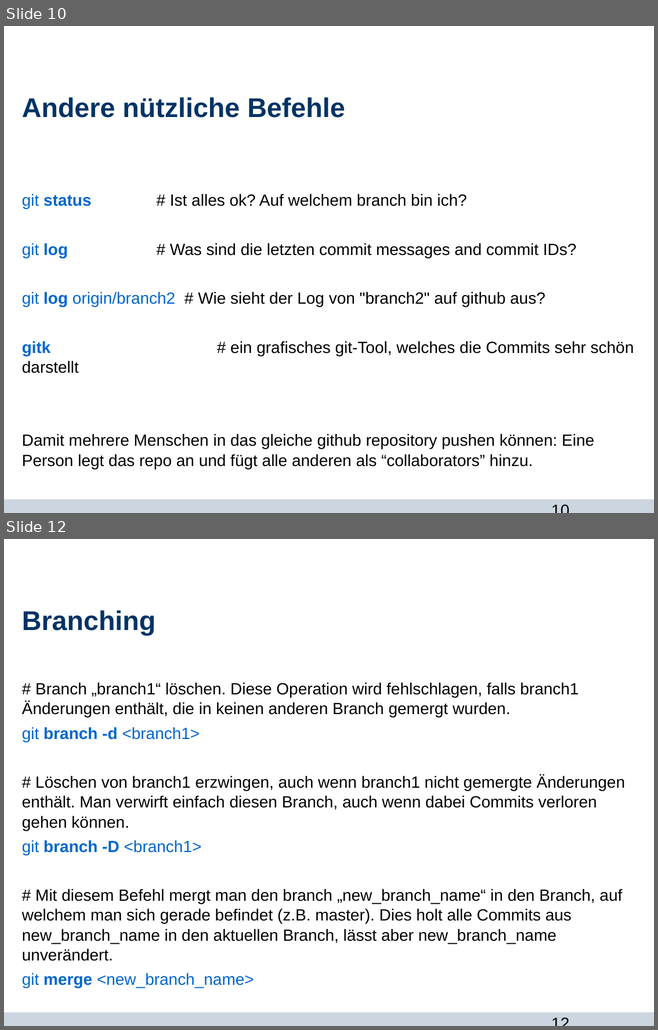
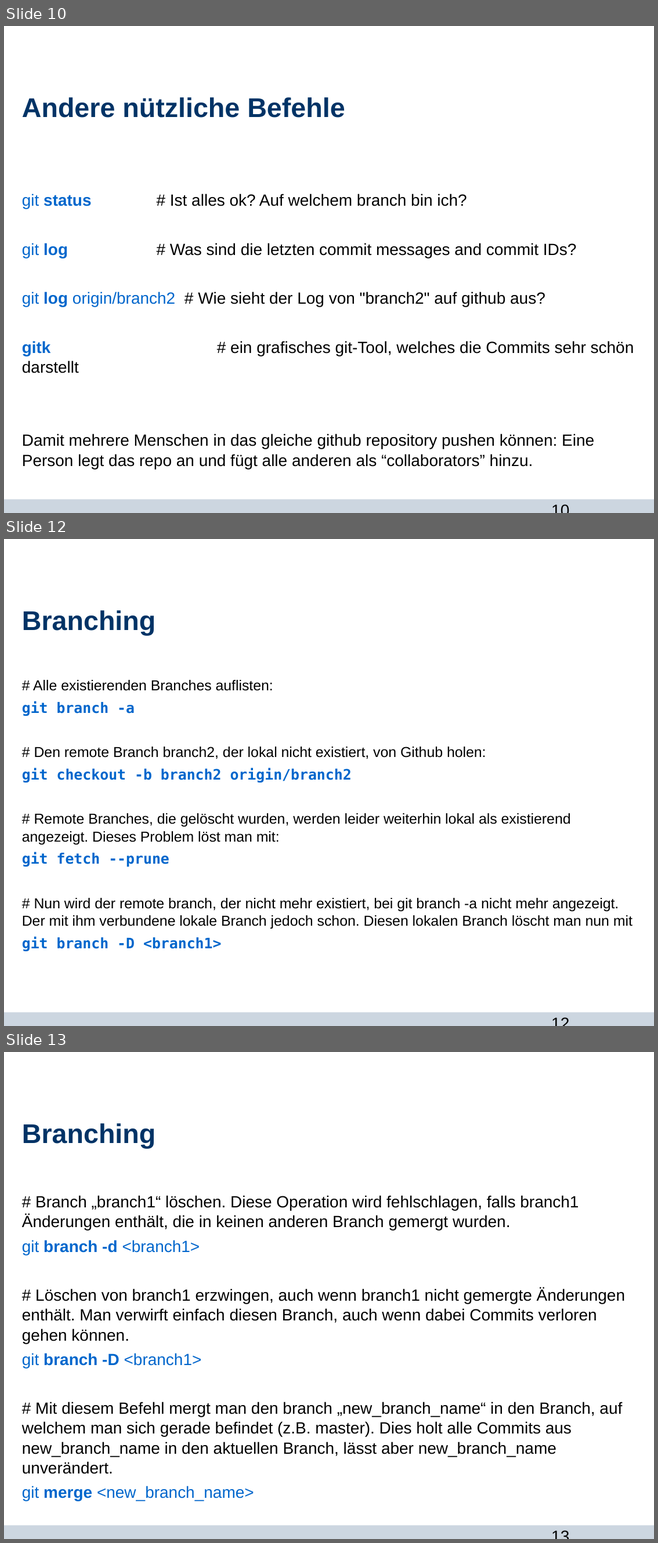
Before and after one commit to Jane333/git, a slide deck: git_und_du.odp. Shown one above the other, each under a label of ours: slides 10 and 12 before the commit, slides 10, 12 and 13 after it; the slides between them are not shown. The pictures are 658x1030 and 658x1543 pixels, drawn with LibreOffice and Linux fonts; fonts in the diff are those of the drawing; background and template pictures are left out. Boxes give left, top, right and bottom in pixels: in the first picture for what was removed or moved away, otherwise in the second. Text is boxed around its words. In the diff, an @@ line names an element or a change of style, - is before the commit and + after.

Commit message:
added the prune command to git tutorial

```diff
--- a/git_und_du.odp
+++ b/git_und_du.odp
@@ slide 12 added at bbox=[4, 539, 654, 1026], background #FFFFFF; not listed: 2 template elements that a slide beside it also shows @@
@@ title added at bbox=[22, 610, 155, 635], 30 pt, text #003366, bold @@
+Branching
@@ text added at bbox=[22, 680, 632, 951], 16 pt, text #000000 @@
+# Alle existierenden Branches auflisten:
+git branch -a
+# Den remote Branch branch2, der lokal nicht existiert, von Github holen:
+git checkout -b branch2 origin/branch2
+# Remote Branches, die gelöscht wurden, werden leider weiterhin lokal als existierend angezeigt. Dieses Problem löst man mit:
+git fetch --prune
+# Nun wird der remote branch, der nicht mehr existiert, bei git branch -a nicht mehr angezeigt. Der mit ihm verbundene lokale Branch jedoch schon. Diesen lokalen Branch löscht man nun mit
+git branch -D <branch1>
@@ what was slide 12 is now slide 13 @@
@@ page number at bbox=[545, 1523, 632, 1539]: text changed @@
-12
+13
```
Also in this commit, not shown: 1 slide changed, 1 other file.
